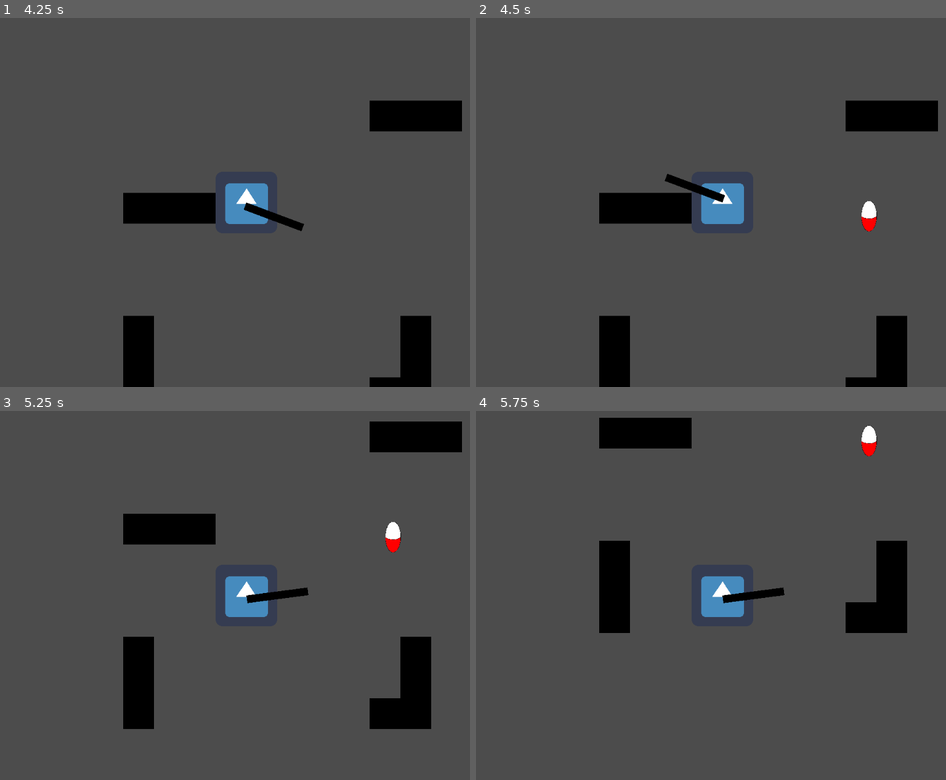
Above: before the commit, frames 1-4 (two rows, left to right).
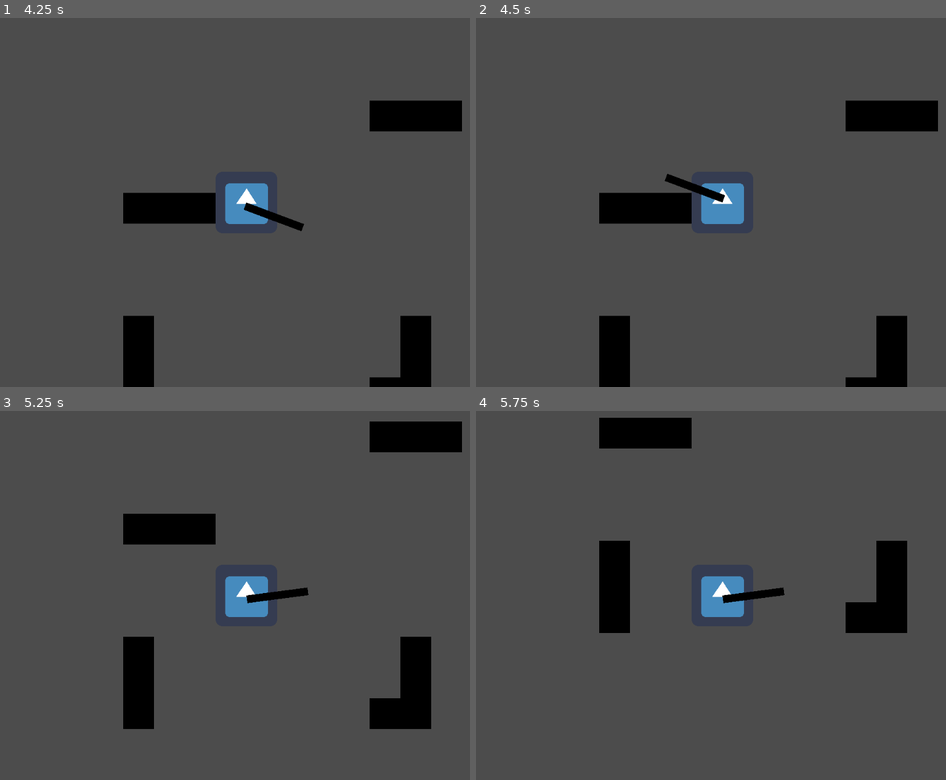
Above: after the commit, the same moments.

Repository: Develarooio/hoho-ohno
Game: Godot game, scene res://Levels/ClaytonTestLevel.tscn
The game is run twice, just before and just after one commit, with the same random seed, the same clock (stepped at 60 frames per second) and the same inputs. The project has no main scene, so this scene is started directly. The engine's default icon, where the game draws it, is replaced by a stand-in: a white triangle on a blue panel in a dark square.
Inputs (mouse positions are in pixels of both pictures, inside the frame that each line leads up to):
- Up to frame 1 (4.25 s): tap Enter at 0.5, 2.75 s; move the mouse to (352, 184) at 0.52 s; hold D (right) 0.53-1.28 s; tap Space (dash) at 0.6, 2, 2.1, 3.6 s; move the mouse to (145, 220) at 1.27 s; hold S (down) 1.28-2.03 s; click (145, 220) at 1.35 s; move the mouse to (296, 121) at 2.02 s; hold D (right) 2.03-2.78 s; move the mouse to (220, 276) at 2.77 s; hold W (up) 2.78-3.53 s; click (220, 276) at 2.85 s; move the mouse to (394, 257) at 3.52 s; hold A (left) from 3.53 s (still down)
- Up to frame 2 (4.5 s): keep holding A (left); tap Space (dash) at 4.25 s; move the mouse to (574, 147) at 4.27 s; click (574, 147) at 4.35 s
- Up to frame 3 (5.25 s): tap Enter at 5 s; move the mouse to (272, 595) at 5.02 s; release A (left) at 5.03 s; hold S (down) from 5.03 s (still down); tap Space (dash) at 5.1 s
- Up to frame 4 (5.75 s): keep holding S (down)

Frame 1 is identical in both runs. In frame 2, 0.2% of the frame differs, in the area x 82-86%, y 49-58%; in frame 3, 0.2%, in the area x 82-86%, y 30-39%; in frame 4, 0.2%.

Commit message:
add random spawn time

Diff:
--- a/Levels/ClaytonTestLevel.tscn
+++ b/Levels/ClaytonTestLevel.tscn
@@ -33,3 +33,5 @@
 [node name="Pill" parent="." index="2" instance=ExtResource( 3 )]
 
 position = Vector2( 753, 240 )
+spawn_range_start = 5
+spawn_range_end = 10
--- a/Pills/Pill.gd
+++ b/Pills/Pill.gd
@@ -1,17 +1,11 @@
 extends Area2D
 
 export var pill_strength = 25
+export var spawn_range_start = 5
+export var spawn_range_end = 10
 
 func _ready():
-	# Called when the node is added to the scene for the first time.
-	# Initialization here
-	pass
-
-#func _process(delta):
-#	# Called every frame. Delta is time since last frame.
-#	# Update game logic here.
-#	pass
-
+	$RespawnTimer.wait_time = rand_range(spawn_range_start, spawn_range_end)
 
 func _on_Pill_body_entered(body):
 	if body.is_in_group('players'):
@@ -24,3 +18,4 @@
 func _on_RespawnTimer_timeout():
 	visible = true
 	call_deferred("set_monitoring", true)
+	$RespawnTimer.wait_time = rand_range(spawn_range_start, spawn_range_end)
--- a/Pills/Pill.tscn
+++ b/Pills/Pill.tscn
@@ -22,6 +22,8 @@
 audio_bus_name = "Master"
 script = ExtResource( 1 )
 pill_strength = 25
+spawn_range_start = 5
+spawn_range_end = 10
 
 [node name="Sprite" type="Sprite" parent="." index="0"]
 
